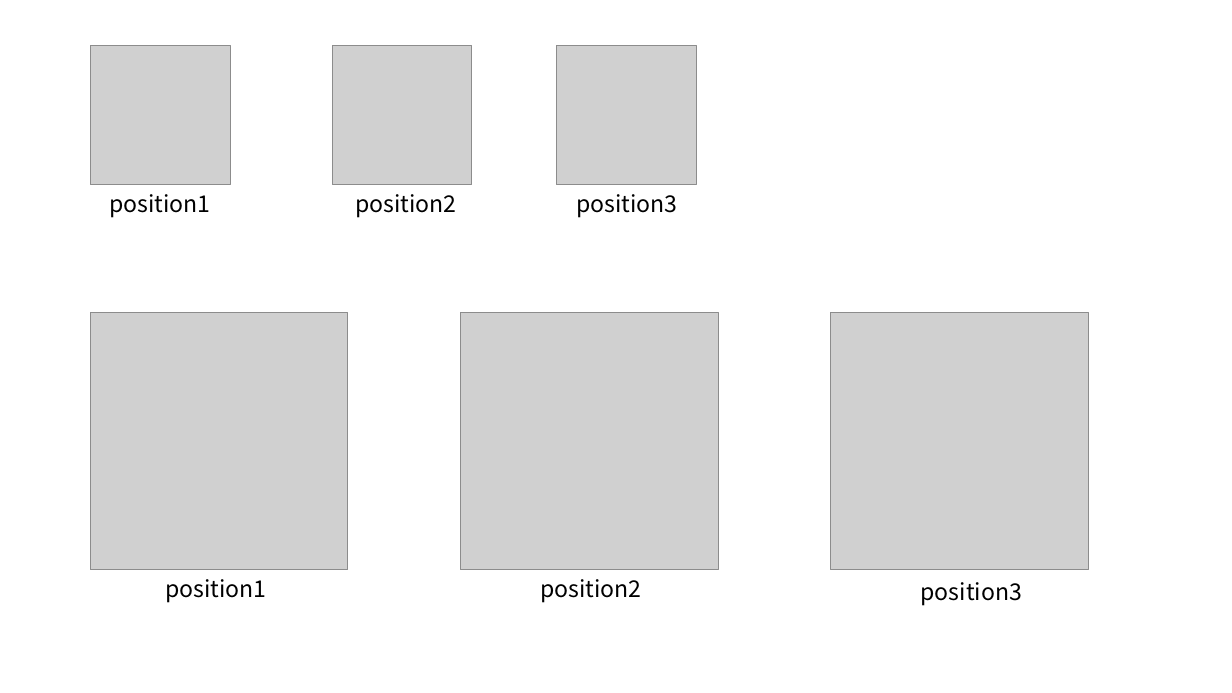
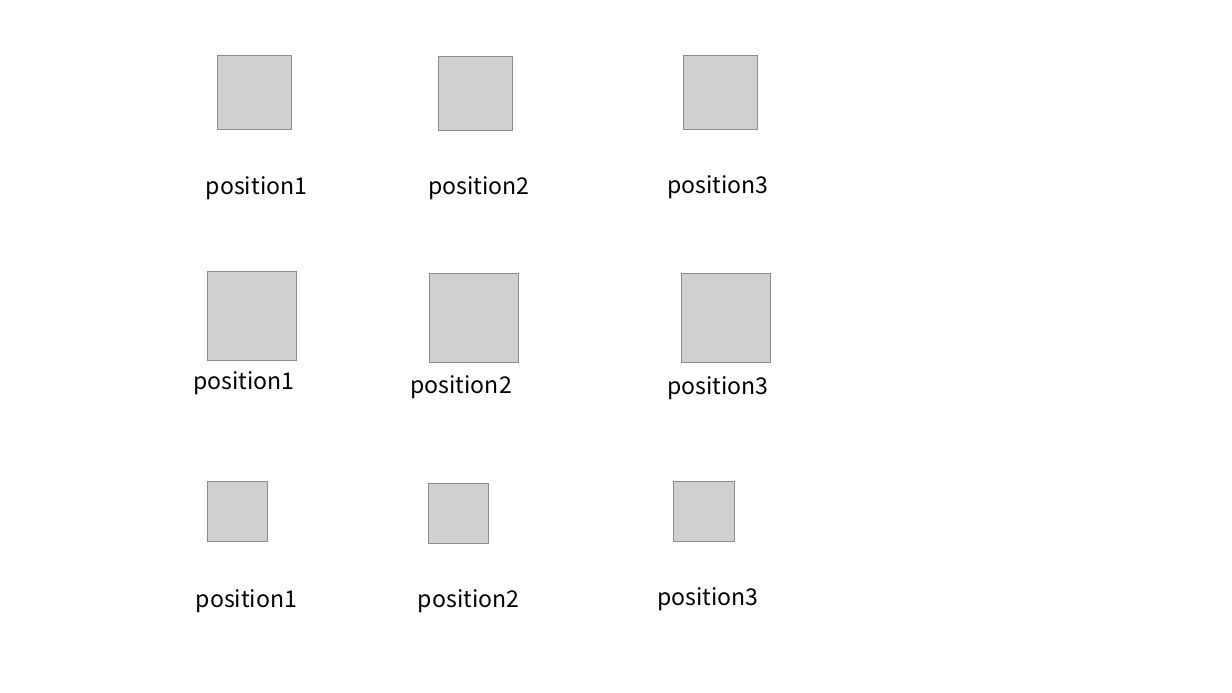
Before and after one commit to JMacoustic/MixposNET, a slide deck: slide 1 of images/plateimg.pptx. Drawn at 1232x693 pixels with LibreOffice and Linux fonts; fonts in the diff are those of the drawing; grey boxes stand for pictures. Boxes give left, top, right and bottom in pixels: in the first picture for what was removed or moved away, otherwise in the second. Text is boxed around its words. In the diff, an @@ line names an element or a change of style, - is before the commit and + after.

```diff
--- a/images/plateimg.pptx
+++ b/images/plateimg.pptx
@@ picture: place and size @@
-picture at box(91, 45, 230, 185)
+picture at box(217, 55, 291, 129)
@@ picture: place and size @@
-picture at box(332, 45, 471, 185)
+picture at box(438, 56, 512, 130)
@@ picture: place and size @@
-picture at box(556, 45, 696, 185)
+picture at box(684, 55, 758, 129)
@@ text "position1": place and size @@
-text "position1" at box(109, 194, 210, 218)
+text "position1" at box(206, 176, 307, 200)
@@ text "position2": place and size @@
-text "position2" at box(355, 194, 456, 218)
+text "position2" at box(428, 176, 529, 200)
@@ text "position3": place and size @@
-text "position3" at box(576, 194, 677, 218)
+text "position3" at box(667, 175, 768, 198)
@@ picture: place and size @@
-picture at box(91, 312, 348, 570)
+picture at box(207, 272, 296, 360)
@@ picture: place and size @@
-picture at box(460, 312, 718, 570)
+picture at box(430, 274, 518, 362)
@@ picture: place and size @@
-picture at box(831, 312, 1089, 570)
+picture at box(682, 274, 771, 362)
@@ text "position1": place and size @@
-text "position1" at box(165, 579, 266, 603)
+text "position1" at box(193, 371, 294, 395)
@@ text "position2": place and size @@
-text "position2" at box(540, 579, 641, 603)
+text "position2" at box(410, 375, 511, 399)
@@ text "position3": place and size @@
-text "position3" at box(921, 582, 1022, 606)
+text "position3" at box(667, 376, 768, 400)
@@ picture added at box(207, 482, 267, 542) @@
@@ picture added at box(428, 483, 488, 543) @@
@@ picture added at box(674, 482, 734, 542) @@
@@ text added at box(196, 589, 297, 612), 18 pt, text #000000 @@
+position1
@@ text added at box(418, 589, 519, 612), 18 pt, text #000000 @@
+position2
@@ text added at box(657, 587, 758, 611), 18 pt, text #000000 @@
+position3
```
Also in this commit, not shown: 2 slides added, 12 other files.
